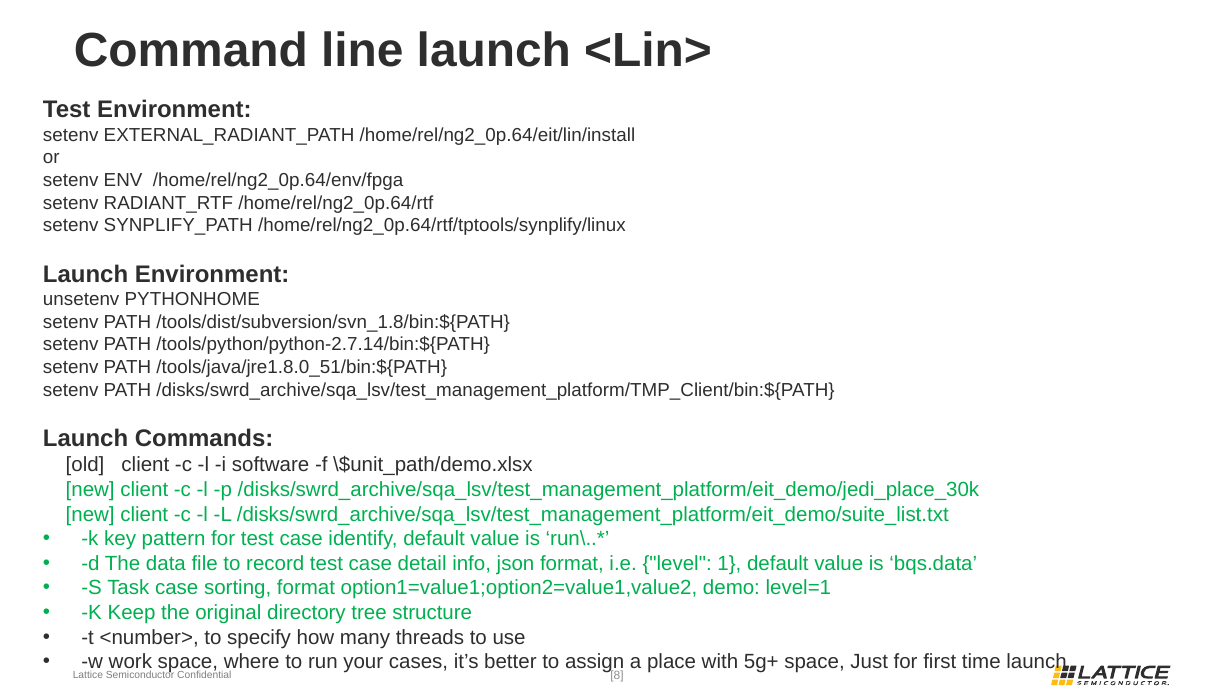
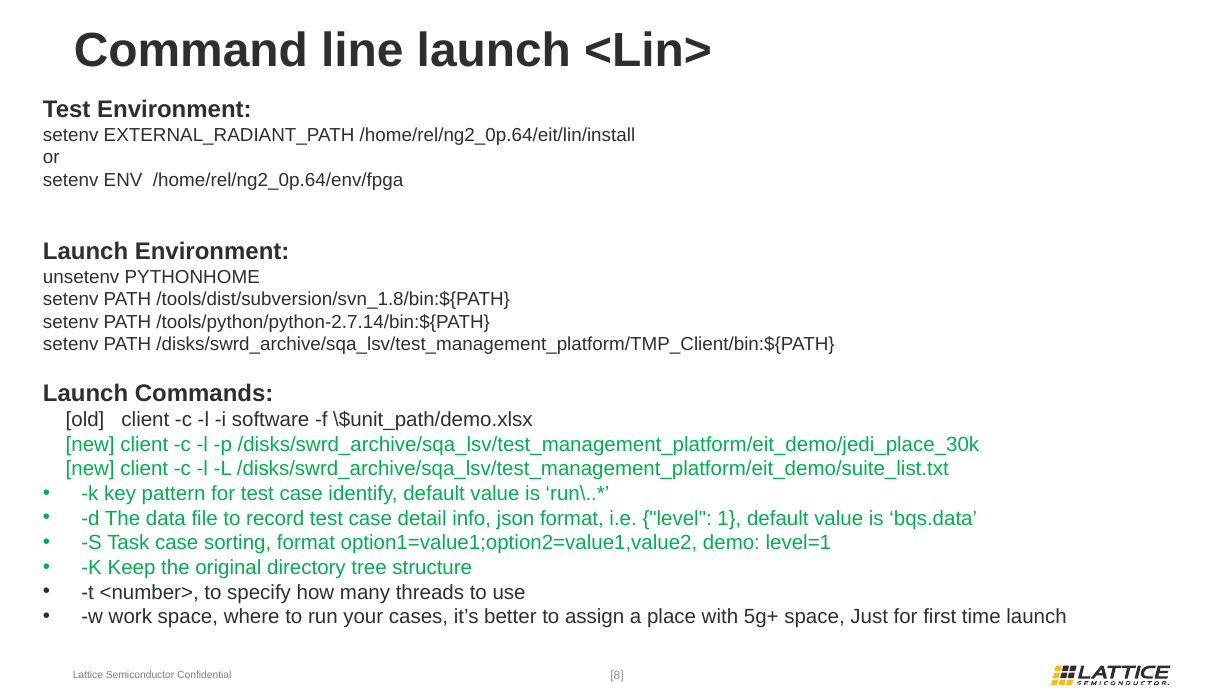
Before and after one commit to wanghengquan/repository, a slide deck: slide 8 of tmp_client/doc/TMP_EIT_suites/Local_EIT_run_LSV2.pptx. Drawn at 1232x693 pixels with LibreOffice and Linux fonts; fonts in the diff are those of the drawing; background and template pictures are left out. Boxes give left, top, right and bottom in pixels: in the first picture for what was removed or moved away, otherwise in the second. Text is boxed around its words. In the diff, an @@ line names an element or a change of style, - is before the commit and + after.

```diff
--- a/tmp_client/doc/TMP_EIT_suites/Local_EIT_run_LSV2.pptx
+++ b/tmp_client/doc/TMP_EIT_suites/Local_EIT_run_LSV2.pptx
@@ text at (43,195,626,235): paragraphs removed @@
-setenv RADIANT_RTF /home/rel/ng2_0p.64/rtf
-setenv SYNPLIFY_PATH /home/rel/ng2_0p.64/rtf/tptools/synplify/linux
@@ text at (43,359,447,377): paragraph removed @@
-setenv PATH /tools/java/jre1.8.0_51/bin:${PATH}
```
Also in this commit, not shown: 2 other slides changed, 3 other files.
